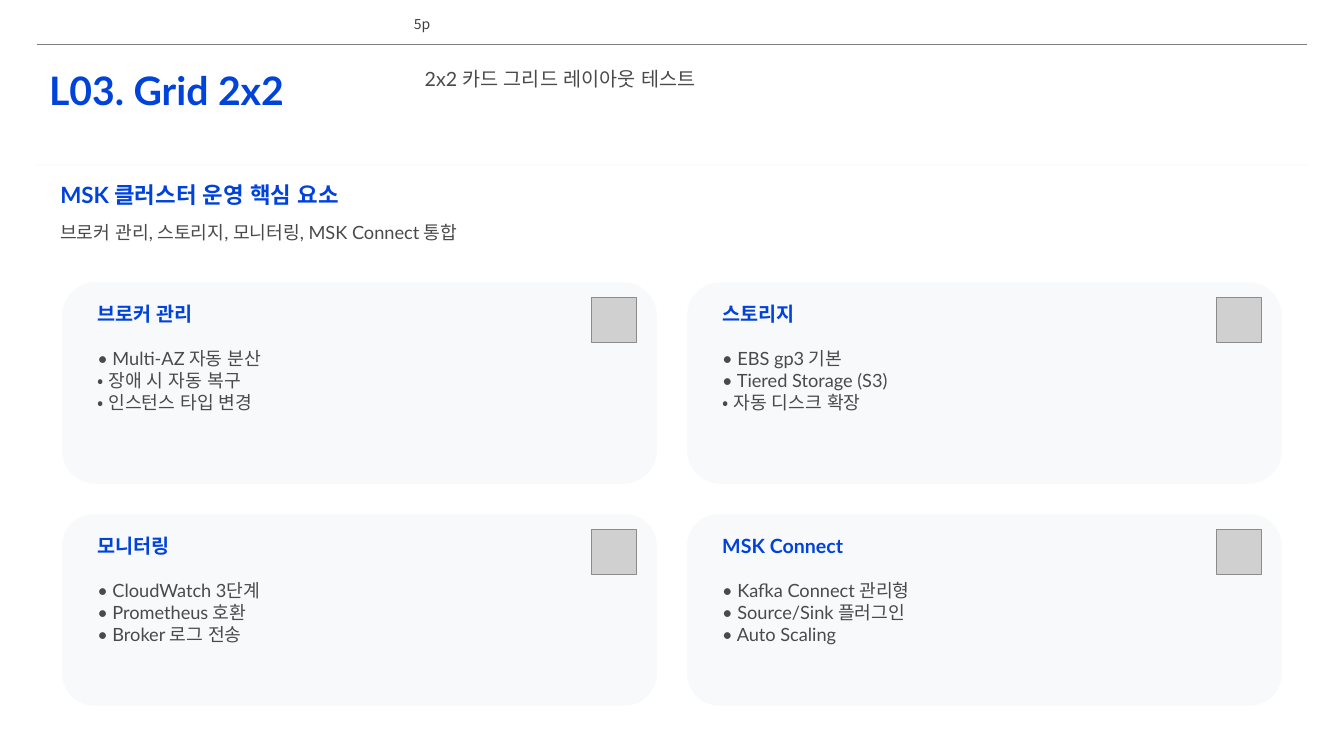
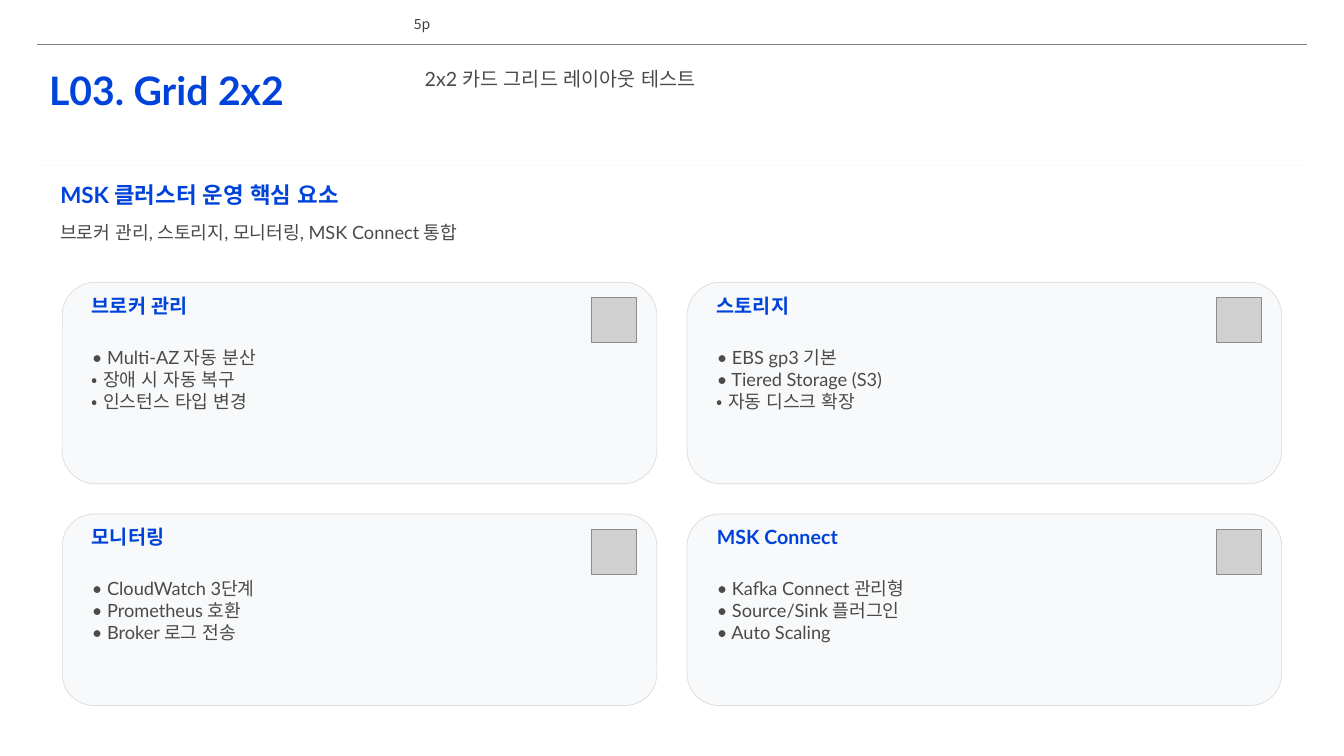
Before and after one commit to lhs6395-hslee/project-steer, a slide deck: slide 5 of results/pptx/AWS_MSK_Expert_Intro.pptx. Drawn at 1344x756 pixels with LibreOffice and Linux fonts; fonts in the diff are those of the drawing; grey boxes stand for pictures; background and template pictures are left out. Boxes give left, top, right and bottom in pixels: in the first picture for what was removed or moved away, otherwise in the second. Text is boxed around its words. In the diff, an @@ line names an element or a change of style, - is before the commit and + after.

```diff
--- a/results/pptx/AWS_MSK_Expert_Intro.pptx
+++ b/results/pptx/AWS_MSK_Expert_Intro.pptx
@@ text "브로커 관리": place and size @@
-text "브로커 관리" at (97,304,193,323)
+text "브로커 관리" at (92,296,188,315)
@@ text "스토리지": place and size @@
-text "스토리지" at (722,304,794,323)
+text "스토리지" at (717,296,789,315)
@@ text "• Multi-AZ 자동 분산": place and size @@
-text "• Multi-AZ 자동 분산" at (109,350,261,411)
+text "• Multi-AZ 자동 분산" at (103,349,255,410)
@@ text "• EBS gp3 기본": place and size @@
-text "• EBS gp3 기본" at (733,350,887,411)
+text "• EBS gp3 기본" at (728,349,882,410)
@@ text "모니터링": place and size @@
-text "모니터링" at (97,536,169,555)
+text "모니터링" at (92,527,164,546)
@@ outline none to #DCDCDC 0.5 pt in 4 elements at (63,282,657,484), (688,282,1282,484), (63,514,657,706), (688,514,1282,706) @@
@@ text "MSK Connect": place and size @@
-text "MSK Connect" at (722,538,843,553)
+text "MSK Connect" at (717,529,837,544)
@@ text "• CloudWatch 3단계": place and size @@
-text "• CloudWatch 3단계" at (112,582,260,643)
+text "• CloudWatch 3단계" at (107,580,255,641)
@@ text "• Kafka Connect 관리형": place and size @@
-text "• Kafka Connect 관리형" at (737,582,909,645)
+text "• Kafka Connect 관리형" at (731,580,904,643)
```
Also in this commit, not shown: 4 other slides changed, 5 other files.
